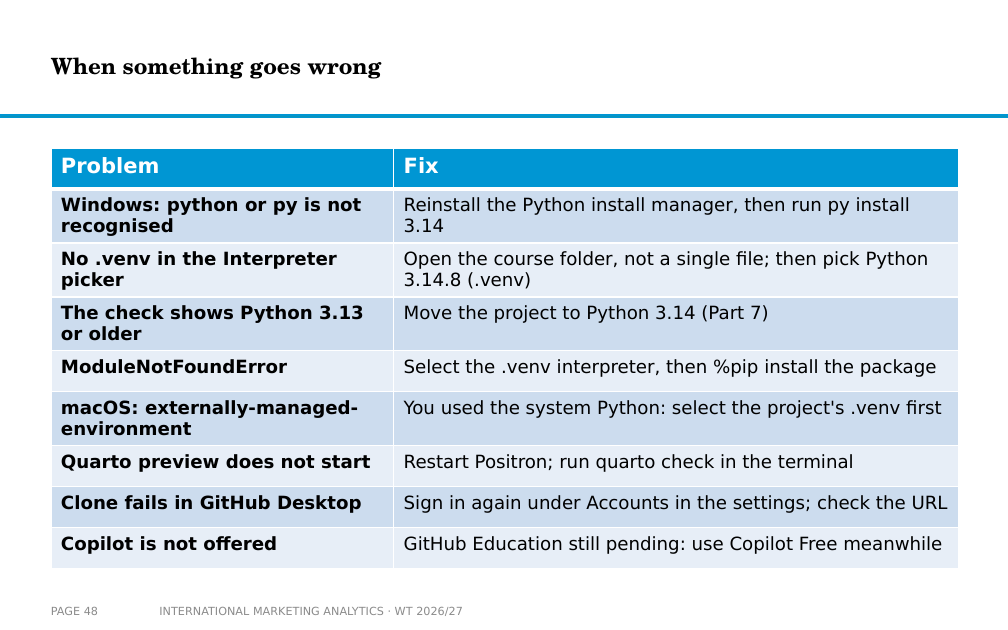
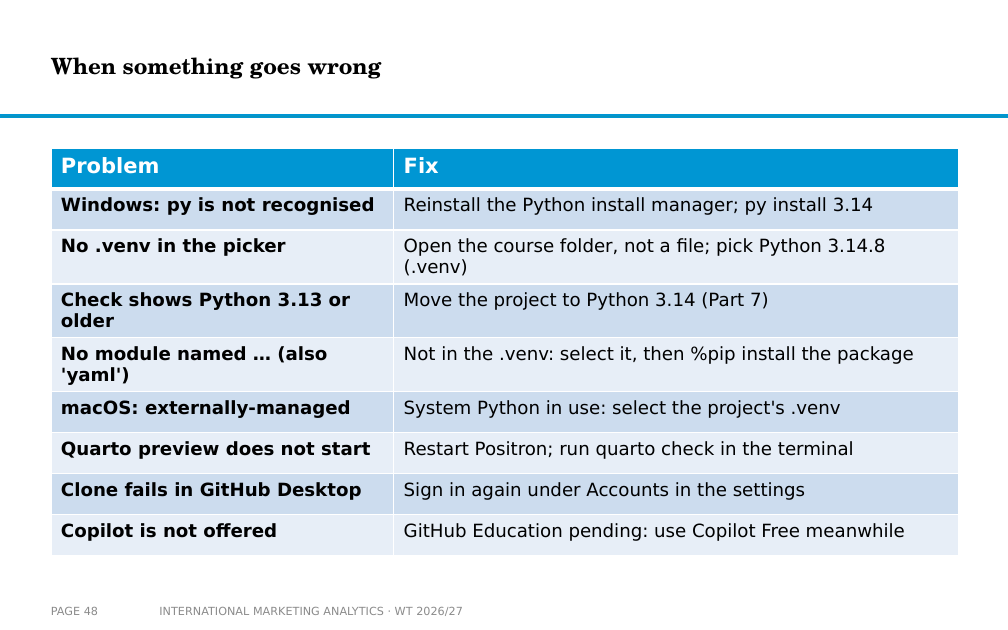
Before and after one commit to arnefloh-wu/International-Marketing-Analytics, a slide deck: slide 48 of slides/01a_setup-and-registration_WT26-27.pptx. Drawn at 1008x630 pixels with LibreOffice and Linux fonts; fonts in the diff are those of the drawing; background and template pictures are left out. Boxes give left, top, right and bottom in pixels: in the first picture for what was removed or moved away, otherwise in the second. Text is boxed around its words. In the diff, an @@ line names an element or a change of style, - is before the commit and + after.

```diff
--- a/slides/01a_setup-and-registration_WT26-27.pptx
+++ b/slides/01a_setup-and-registration_WT26-27.pptx
@@ table at [51, 148, 959, 545] @@
-row 2, column 1: Windows: python or py is not recognised
+row 2, column 1: Windows: py is not recognised
-row 2, column 2: Reinstall the Python install manager, then run py install 3.14
+row 2, column 2: Reinstall the Python install manager; py install 3.14
-row 3, column 1: No .venv in the Interpreter picker
+row 3, column 1: No .venv in the picker
-row 3, column 2: Open the course folder, not a single file; then pick Python 3.14.8 (.venv)
+row 3, column 2: Open the course folder, not a file; pick Python 3.14.8 (.venv)
-row 4, column 1: The check shows Python 3.13 or older
+row 4, column 1: Check shows Python 3.13 or older
-row 5, column 1: ModuleNotFoundError
+row 5, column 1: No module named … (also 'yaml')
-row 5, column 2: Select the .venv interpreter, then %pip install the package
+row 5, column 2: Not in the .venv: select it, then %pip install the package
-row 6, column 1: macOS: externally-managed-environment
+row 6, column 1: macOS: externally-managed
-row 6, column 2: You used the system Python: select the project's .venv first
+row 6, column 2: System Python in use: select the project's .venv
-row 8, column 2: Sign in again under Accounts in the settings; check the URL
+row 8, column 2: Sign in again under Accounts in the settings
-row 9, column 2: GitHub Education still pending: use Copilot Free meanwhile
+row 9, column 2: GitHub Education pending: use Copilot Free meanwhile
```
Also in this commit, not shown: 1 other slide changed, 2 other files.
